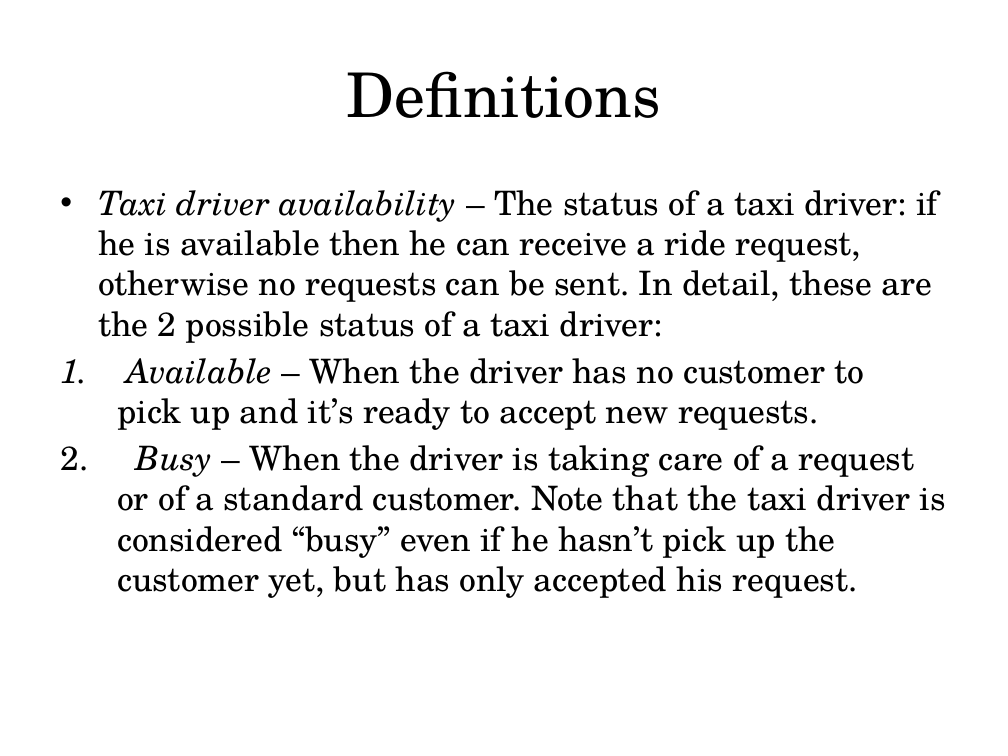
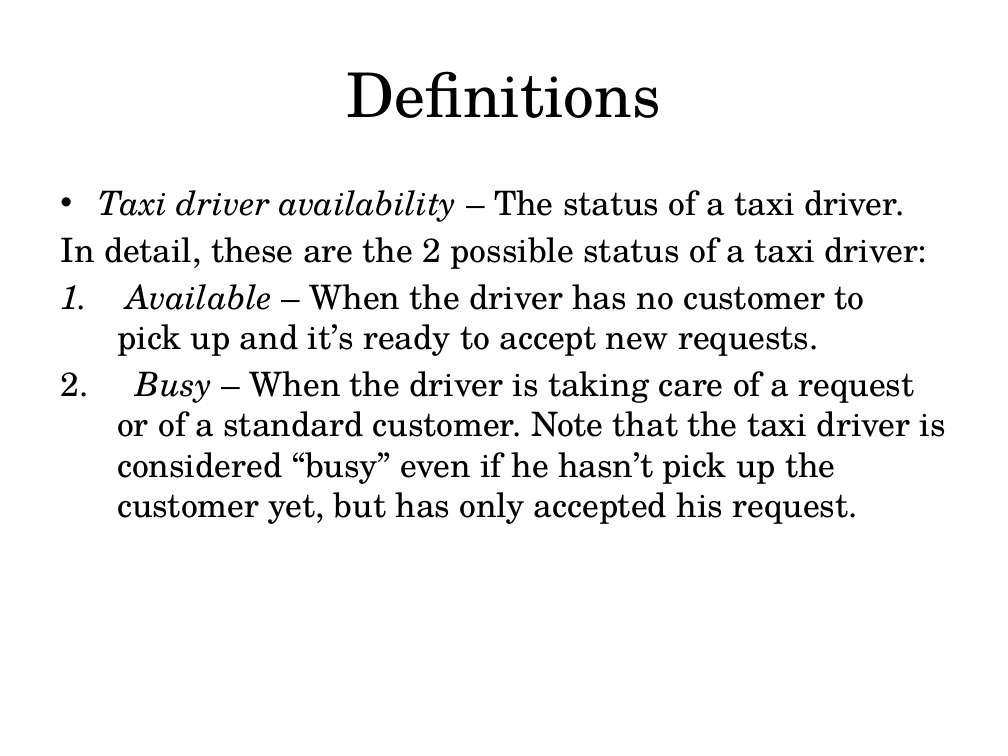
Before and after one commit to MarcoRomani/myTaxyService-SE2-PozziRomani, a slide deck: slide 4 of OtherStuff/Presentation/assumptions + definitions + overall description.pptx. Drawn at 1008x756 pixels with LibreOffice and Linux fonts; fonts in the diff are those of the drawing. Boxes give left, top, right and bottom in pixels: in the first picture for what was removed or moved away, otherwise in the second. Text is boxed around its words. In the diff, an @@ line names an element or a change of style, - is before the commit and + after.

Commit message:
minor fixes definitions

```diff
--- a/OtherStuff/Presentation/assumptions + definitions + overall description.pptx
+++ b/OtherStuff/Presentation/assumptions + definitions + overall description.pptx
@@ text at (60, 190, 927, 269): text changed @@
-• Taxi driver availability – The status of a taxi driver: if he is available then he can receive a ride request, otherwise no requests can be sent. In detail, these are the 2 possible status of a taxi driver:
+• Taxi driver availability – The status of a taxi driver.
+In detail, these are the 2 possible status of a taxi driver:
```
Also in this commit, not shown: 8 other slides changed.
